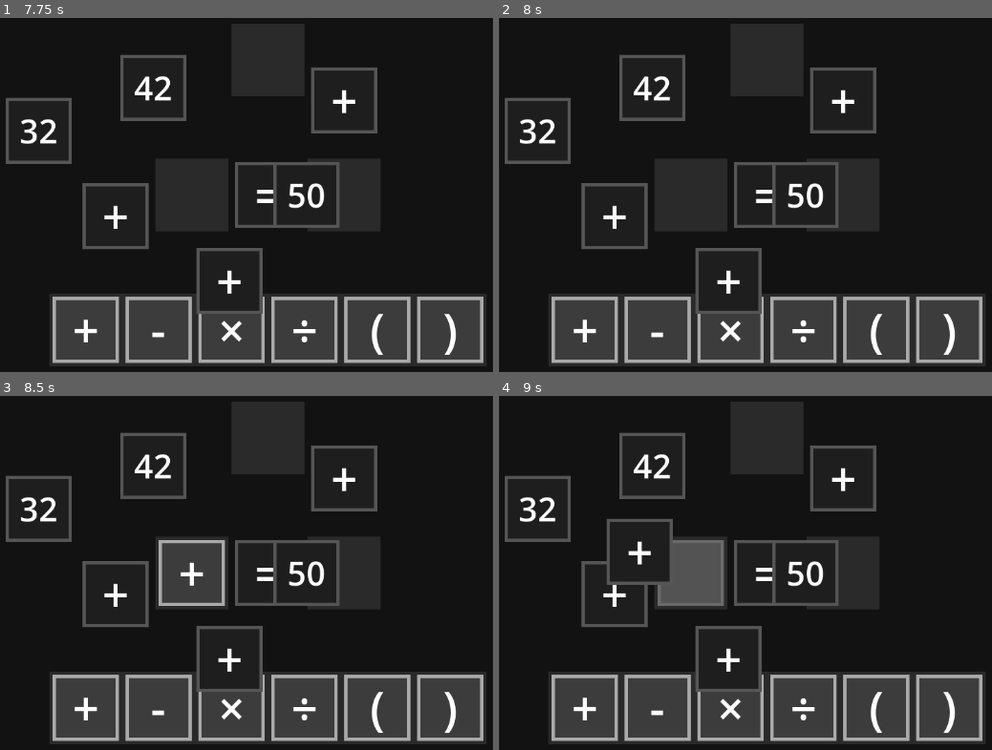
Above: before the commit, frames 1-4 (two rows, left to right).
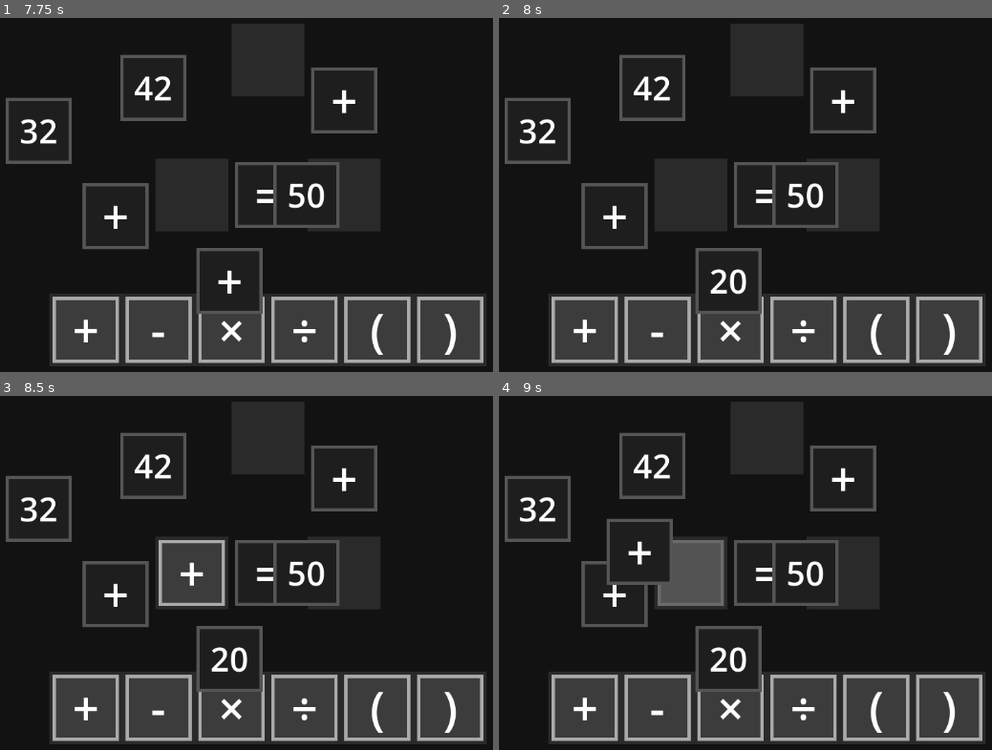
Above: after the commit, the same moments.

Repository: PeckyChicken/four-numbers
Game: Godot game, scene res://main.tscn
The game is run twice, just before and just after one commit, with the same random seed, the same clock (stepped at 60 frames per second) and the same inputs.
Inputs (mouse positions are in pixels of both pictures, inside the frame that each line leads up to):
- Up to frame 1 (7.75 s): tap Enter at 0.5, 2, 3.5 s; drag from (266, 195) to (345, 99) at 0.52 s; tap Space at 1.25, 2.75, 4.25 s; drag from (157, 60) to (231, 279) at 1.27 s; move the mouse to (197, 60) at 2.02 s; click (197, 60) at 2.17 s; drag from (192, 195) to (39, 131) at 2.77 s; drag from (231, 60) to (305, 195) at 3.52 s; drag from (266, 60) to (152, 88) at 4.27 s; move the mouse to (83, 329) at 5.02 s; click (83, 329) at 5.17 s; drag from (192, 195) to (113, 216) at 5.77 s; drag from (83, 329) to (345, 99) at 6.52 s; drag from (83, 329) to (231, 279) at 7.27 s
- Up to frame 2 (8 s): no input
- Up to frame 3 (8.5 s): move the mouse to (83, 707) at 8.02 s; click (83, 707) at 8.17 s
- Up to frame 4 (9 s): drag from (691, 573) to (538, 509) at 8.77 s

Frame 1 is identical in both runs. In frame 2, 0.3% of the frame differs, in the area x 42-51%, y 70-79%; in frame 3, 0.3%; in frame 4, 0.3%.

Commit message:
BUG FIX: Operations can now be dropped into the operations bar again

Diff:
--- a/operation_tile.gd
+++ b/operation_tile.gd
@@ -19,11 +19,12 @@
 		operation_container.reset_stock()
 
 func _process(delta: float) -> void:
+	super(delta)
+
 	if not dragging:
-		if previous_parent == null:
+		if parent_container == null:
 			if get_global_rect().intersects(operation_container.get_global_rect()):
 				queue_free()
-	super(delta)
 
 func _on_click(event: InputEvent):
 	if not draggable: return
Not shown, changed: index.html
Not shown, changed: index.pck
